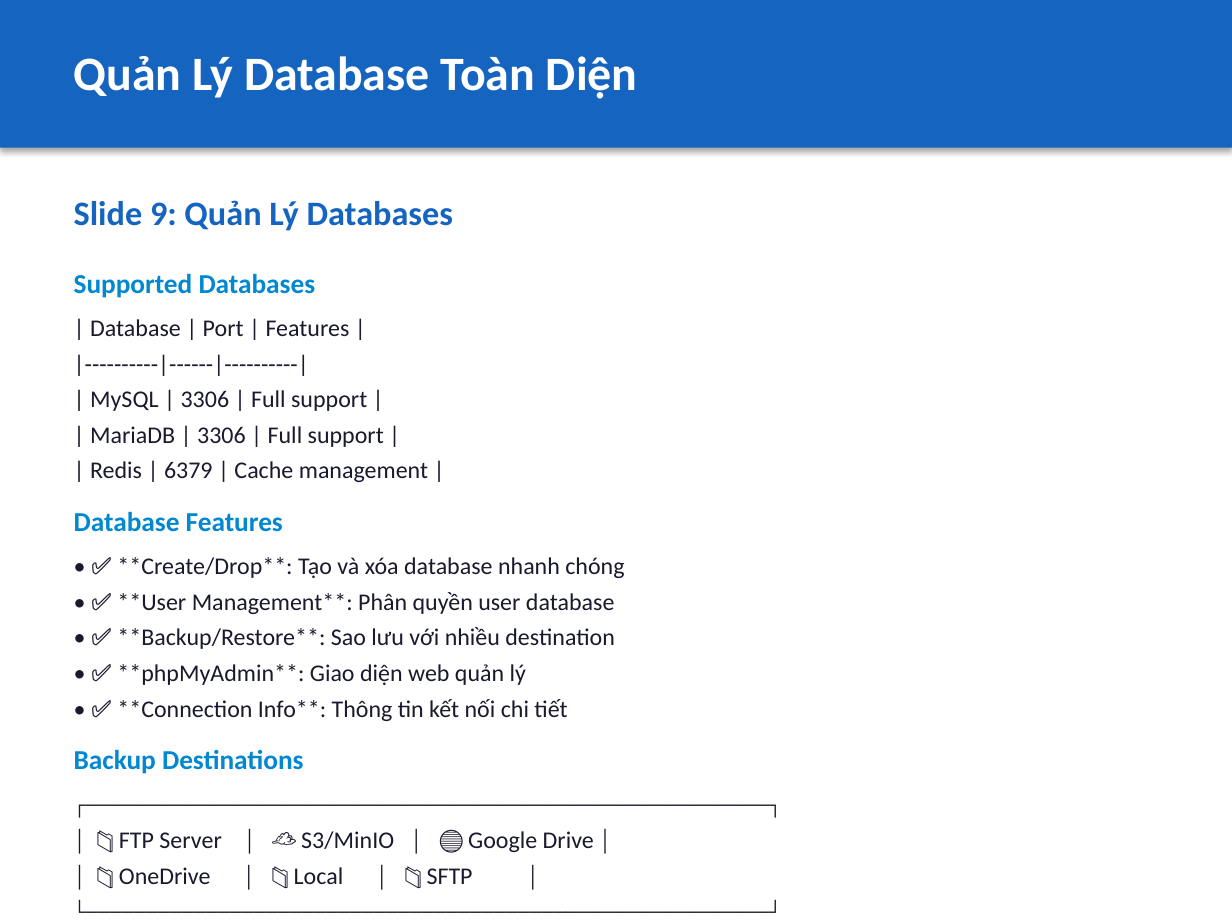
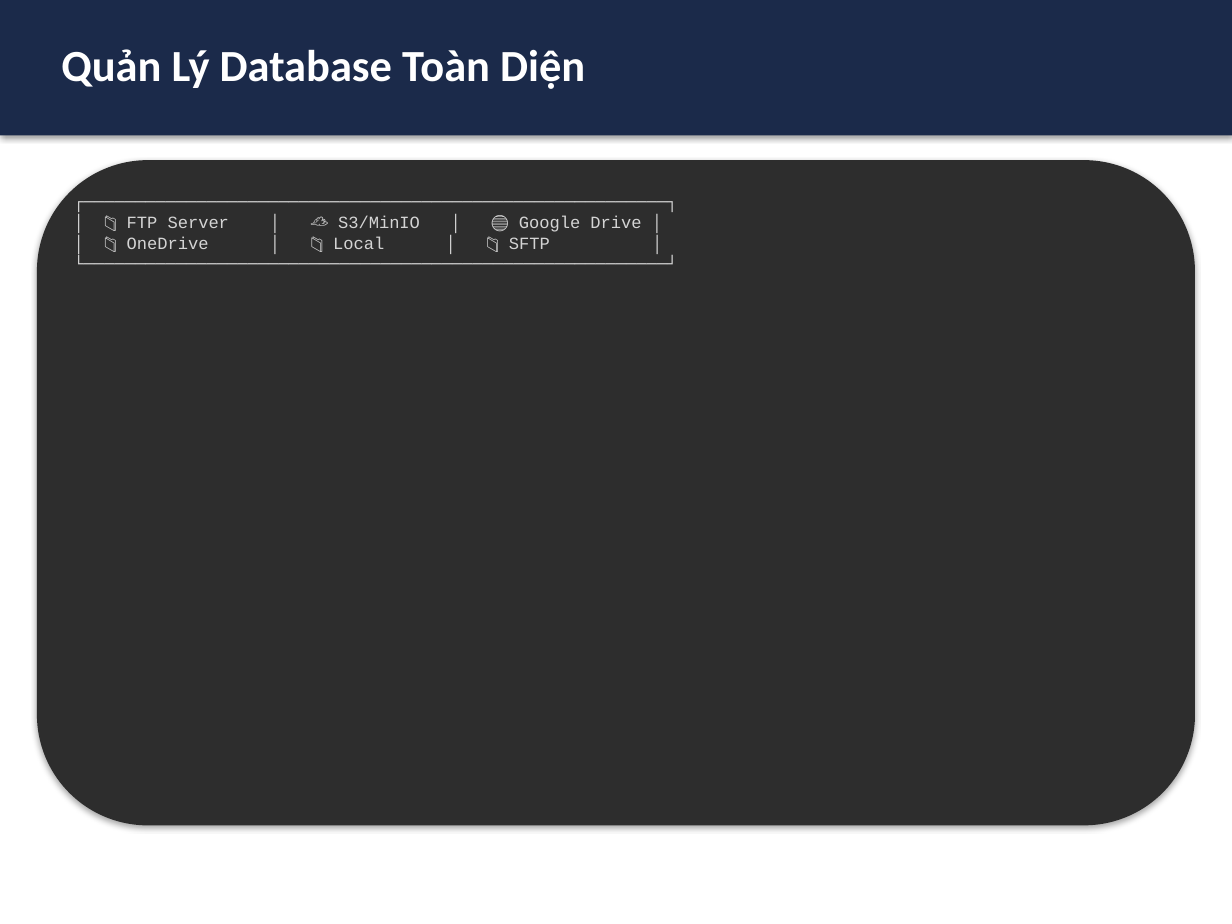
Before and after one commit to NguyenVanHuyDung/ITDLUPanel, a slide deck: slide 10 of docs/slides/01-introduction.pptx. Drawn at 1232x924 pixels with LibreOffice and Linux fonts; fonts in the diff are those of the drawing. Boxes give left, top, right and bottom in pixels: in the first picture for what was removed or moved away, otherwise in the second. Text is boxed around its words. In the diff, an @@ line names an element or a change of style, - is before the commit and + after.

```diff
--- a/docs/slides/01-introduction.pptx
+++ b/docs/slides/01-introduction.pptx
@@ rectangle: place and size @@
-rectangle at (0, 0, 1232, 148)
+rectangle at (0, 0, 1232, 136)
@@ rectangle at (0, 0, 1232, 136): fill #1565C0 to #1B2A4A @@
@@ text "Quản Lý Database Toàn Diện": place and size @@
-text "Quản Lý Database Toàn Diện" at (74, 56, 638, 99)
+text "Quản Lý Database Toàn Diện" at (61, 49, 585, 89)
@@ text "Quản Lý Database Toàn Diện" at (61, 49, 585, 89): size 28 to 26 pt @@
@@ rounded rectangle added at (37, 160, 1195, 825), fill #2D2D2D @@
@@ text "┌─────────────────────────────────────────────────────────┐" at (127, 215, 641, 249): size 14 to 10 pt, font Calibri to Courier New, text colour #1A1A2E to #D4D4D4; less space between paragraphs @@
@@ text at (74, 200, 624, 774): paragraphs removed @@
-Slide 9: Quản Lý Databases
-Supported Databases
-| Database | Port | Features |
-|----------|------|----------|
-| MySQL | 3306 | Full support |
-| MariaDB | 3306 | Full support |
-| Redis | 6379 | Cache management |
-Database Features
-• ✅ **Create/Drop**: Tạo và xóa database nhanh chóng
-• ✅ **User Management**: Phân quyền user database
-• ✅ **Backup/Restore**: Sao lưu với nhiều destination
-• ✅ **phpMyAdmin**: Giao diện web quản lý
-• ✅ **Connection Info**: Thông tin kết nối chi tiết
-Backup Destinations
```
Also in this commit, not shown: 21 other slides changed, 1 slide added, 19 other files.
